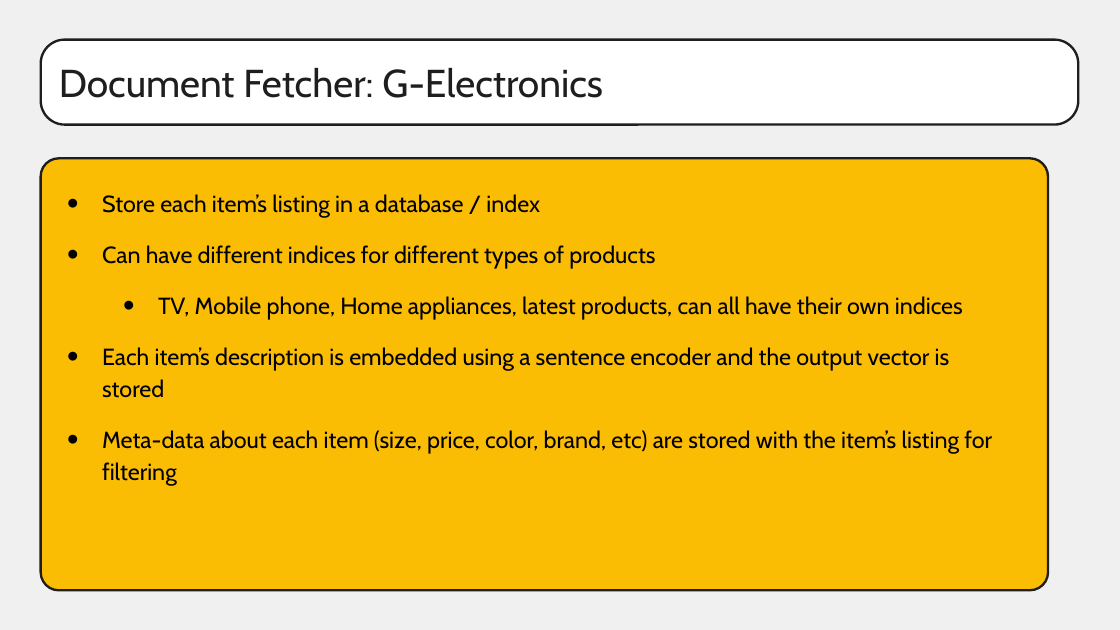
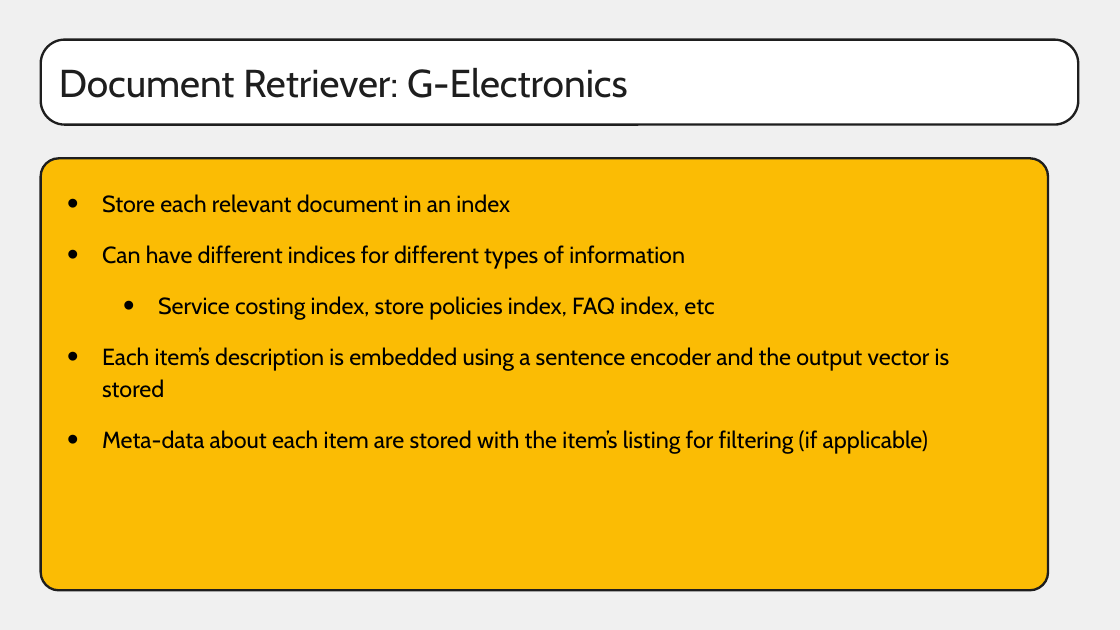
Before and after one commit to ro1406/rag-with-gemini, a slide deck: slide 9 of Intro To RAG.pptx. Drawn at 1120x630 pixels with LibreOffice and Linux fonts; fonts in the diff are those of the drawing. Boxes give left, top, right and bottom in pixels: in the first picture for what was removed or moved away, otherwise in the second. Text is boxed around its words. In the diff, an @@ line names an element or a change of style, - is before the commit and + after.

Commit message:
Update presentation with latest slides

```diff
--- a/Intro To RAG.pptx
+++ b/Intro To RAG.pptx
@@ text in rounded rectangle at <box>59,68,628,98</box>: text changed @@
-Document Fetcher: G-Electronics
+Document Retriever: G-Electronics
@@ text at <box>102,194,714,320</box>: text changed @@
-• Store each item’s listing in a database / index
-• Can have different indices for different types of products
-  • TV, Mobile phone, Home appliances, latest products, can all have their own indices
+• Store each relevant document in an index
+• Can have different indices for different types of information
+  • Service costing index, store policies index, FAQ index, etc
@@ text at <box>102,430,928,454</box>: text changed @@
-• Meta-data about each item (size, price, color, brand, etc) are stored with the item’s listing for filtering
+• Meta-data about each item are stored with the item’s listing for filtering (if applicable)
```
Also in this commit, not shown: 11 other slides changed, 2 slides added, 2 slides removed.
